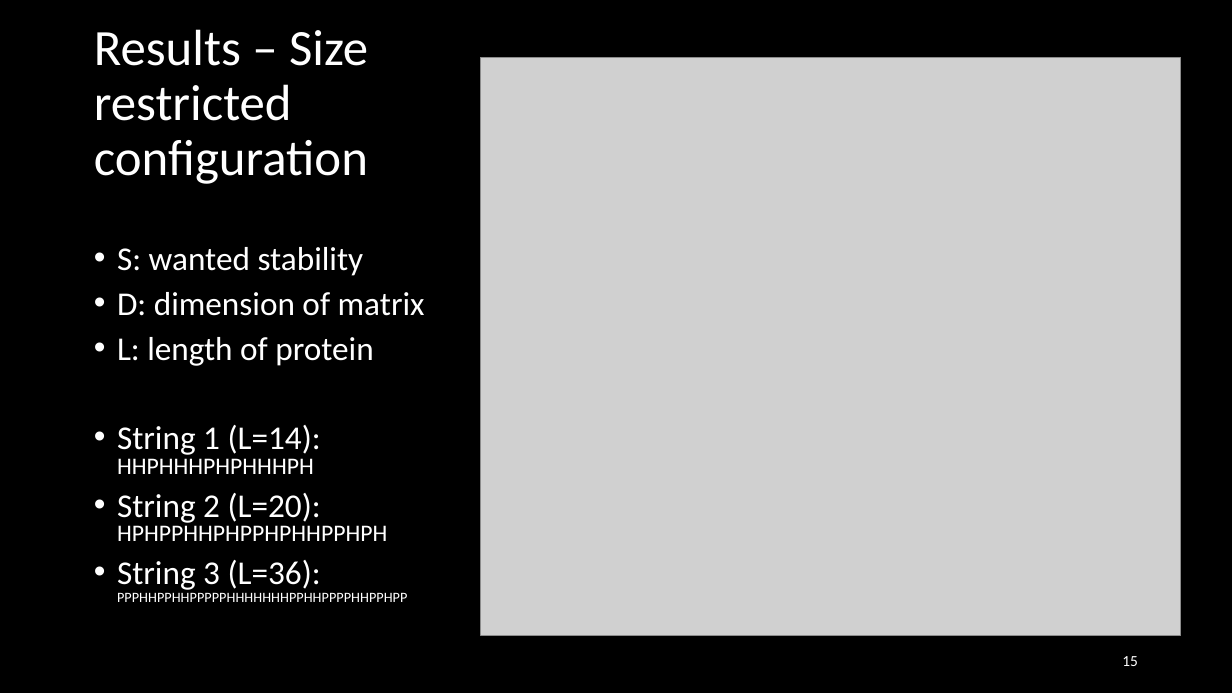
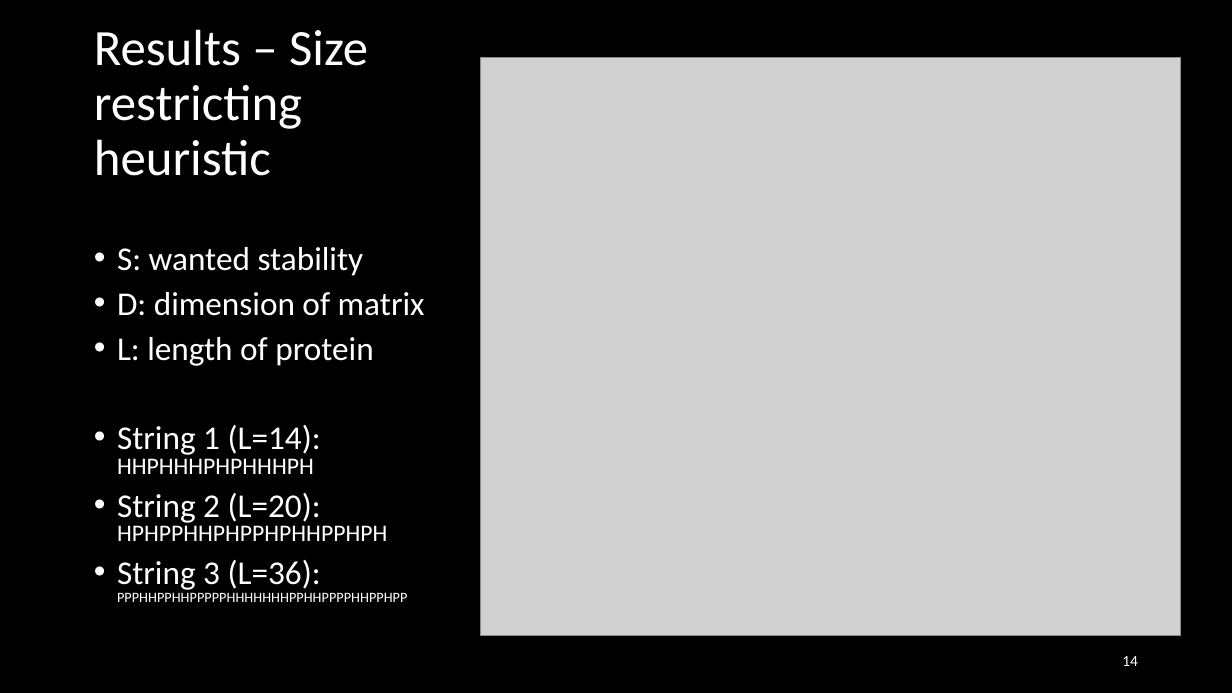
Before and after one commit to Loek21/Protein-Pow-d-er, a slide deck: slide 14 of Documentation/PPP, Week 2, Meeting 1.pptx (slide 15 before the commit). Drawn at 1232x693 pixels with LibreOffice and Linux fonts; fonts in the diff are those of the drawing; grey boxes stand for pictures. Boxes give left, top, right and bottom in pixels: in the first picture for what was removed or moved away, otherwise in the second. Text is boxed around its words. In the diff, an @@ line names an element or a change of style, - is before the commit and + after.

```diff
--- a/Documentation/PPP, Week 2, Meeting 1.pptx
+++ b/Documentation/PPP, Week 2, Meeting 1.pptx
@@ title at bbox=[94, 29, 368, 176]: text changed @@
-Results – Size
-restricted
-configuration
+Results – Size
+restricting
+heuristic
@@ page number at bbox=[1122, 656, 1138, 666]: text changed @@
-15
+14
```
Also in this commit, not shown: 2 other slides changed, 2 slides added, 1 slide removed, 1 other file.
